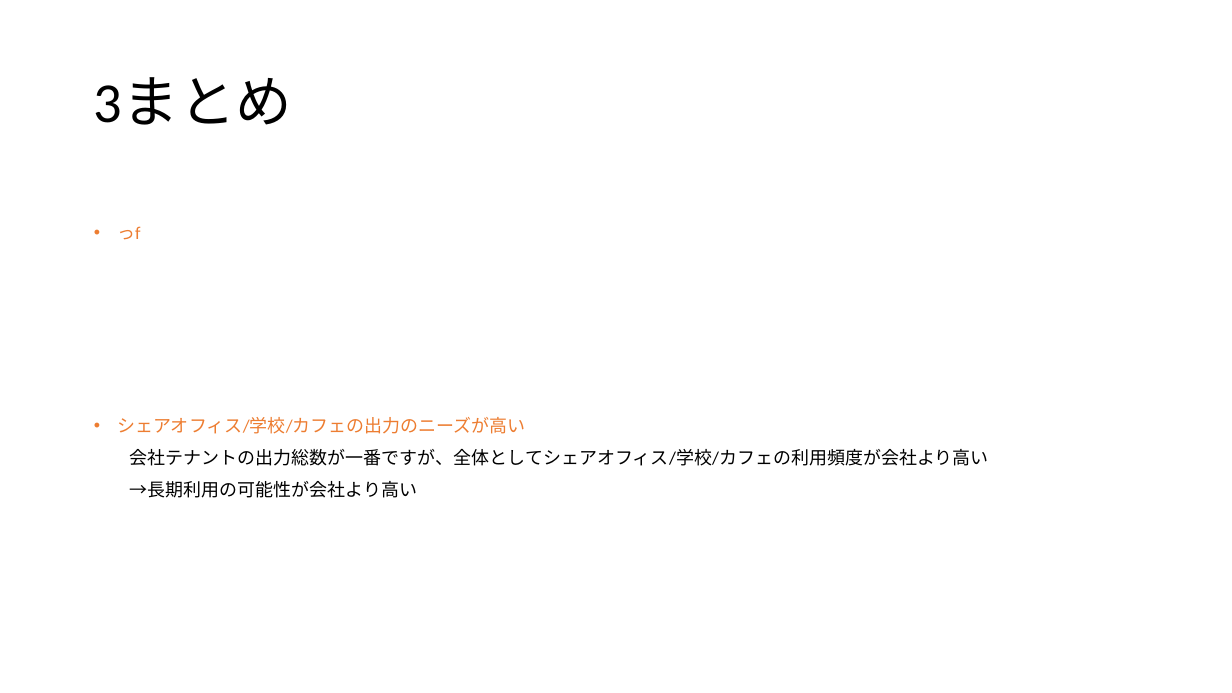
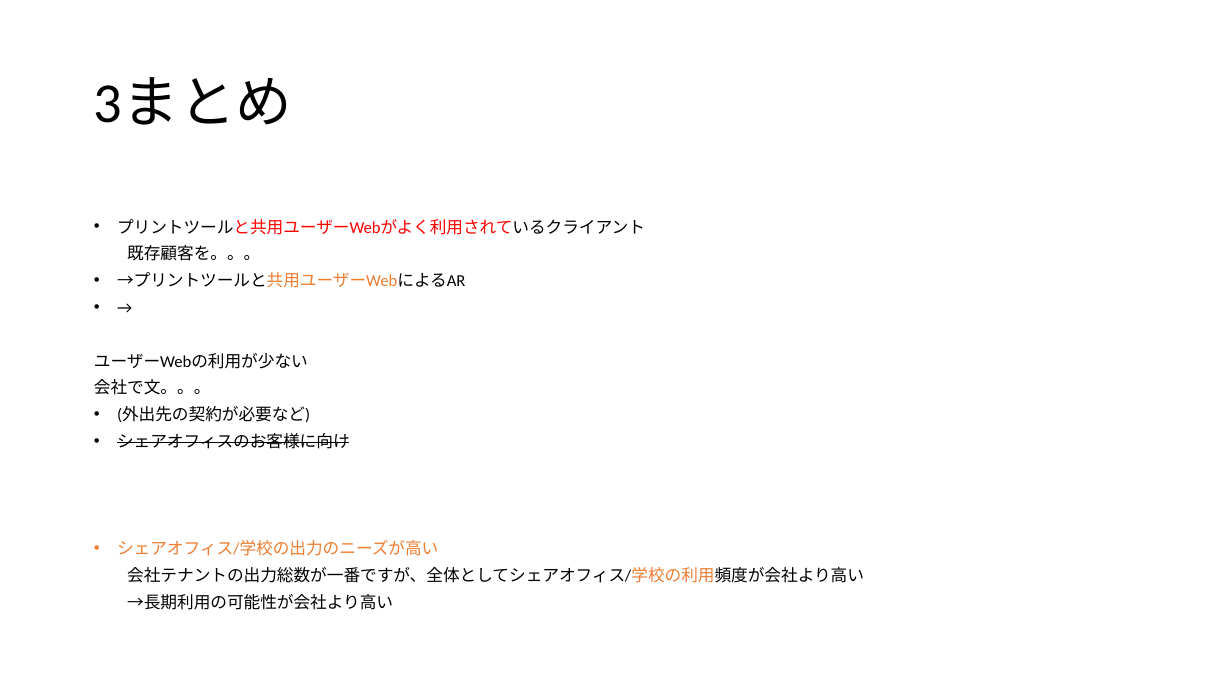
Before and after one commit to satiez/test, a slide deck: slide 12 of 報告.pptx (slide 11 before the commit). Drawn at 1232x693 pixels with LibreOffice and Linux fonts; fonts in the diff are those of the drawing. Boxes give left, top, right and bottom in pixels: in the first picture for what was removed or moved away, otherwise in the second. Text is boxed around its words. In the diff, an @@ line names an element or a change of style, - is before the commit and + after.

```diff
--- a/報告.pptx
+++ b/報告.pptx
@@ text at [94, 219, 864, 583]: text changed; size 14 to 12.9 pt @@
-• っf
-• シェアオフィス/学校/カフェの出力のニーズが高い
-会社テナントの出力総数が一番ですが、全体としてシェアオフィス/学校/カフェの利用頻度が会社より高い
+• プリントツールと共用ユーザーWebがよく利用されているクライアント
+既存顧客を。。。
+• →プリントツールと共用ユーザーWebによるAR
+• →
+ユーザーWebの利用が少ない
+会社で文。。。
+• (外出先の契約が必要など)
+• シェアオフィスのお客様に向け
+• シェアオフィス/学校の出力のニーズが高い
+会社テナントの出力総数が一番ですが、全体としてシェアオフィス/学校の利用頻度が会社より高い
@@ text at [127, 594, 393, 610]: size 14 to 12.9 pt in "→長期利用の可能性が会社より高い"; line spacing 0.9 to 0.7 @@
```
Also in this commit, not shown: 8 other slides changed, 3 slides added, 2 slides removed.
